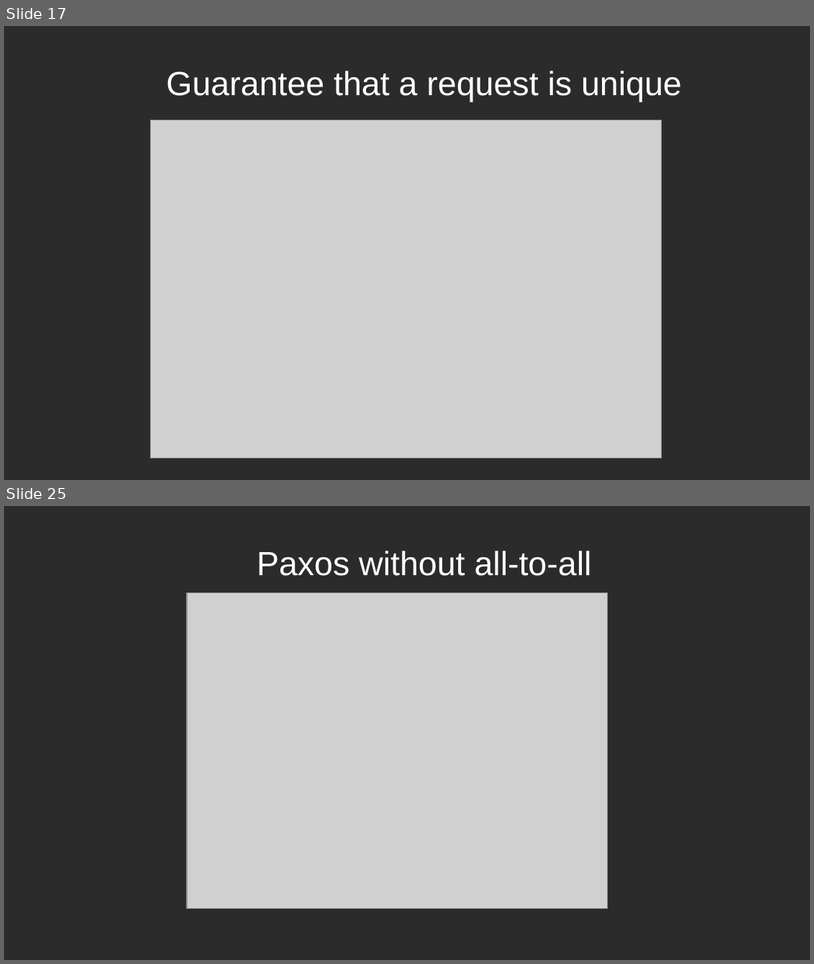
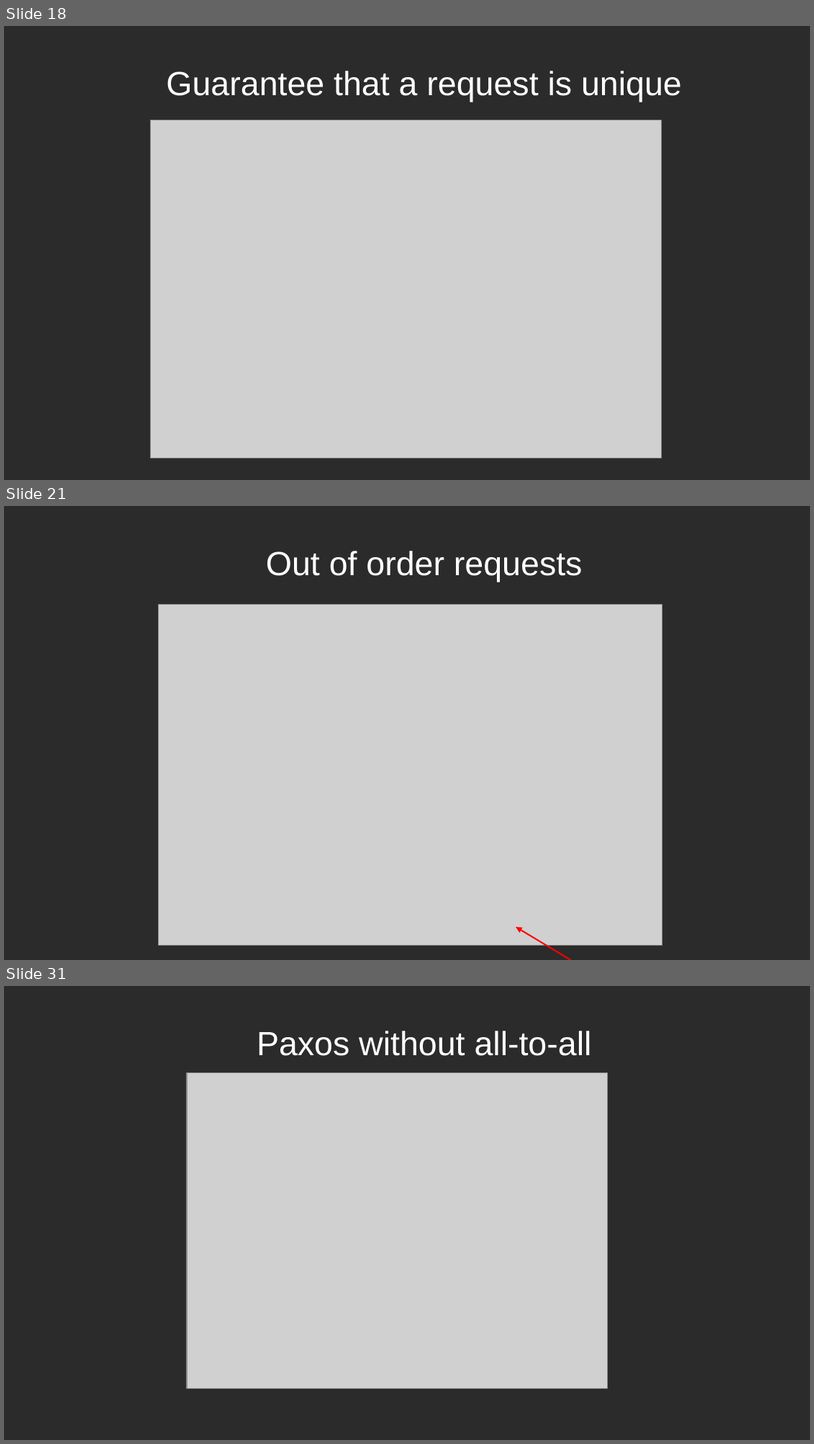
Before and after one commit to aleksander-vedvik/Master, a slide deck: notes/presentation_updated.odp. Shown one above the other, each under a label of ours: slides 17 and 25 before the commit, slides 18, 21 and 31 after it; the slides between them are not shown. The pictures are 814x964 and 814x1444 pixels, drawn with LibreOffice and Linux fonts; fonts in the diff are those of the drawing; grey boxes stand for pictures; background and template pictures are left out; a plain dark background stands for a picture behind light text. Boxes give left, top, right and bottom in pixels: in the first picture for what was removed or moved away, otherwise in the second. Text is boxed around its words. In the diff, an @@ line names an element or a change of style, - is before the commit and + after.

```diff
--- a/notes/presentation_updated.odp
+++ b/notes/presentation_updated.odp
@@ slide 21 added at (4, 506, 810, 960), background picture (left out) @@
@@ title added at (266, 551, 582, 582), 33 pt, text #FFFFFF @@
+Out of order requests
@@ picture added at (158, 604, 663, 945) @@
@@ arrow added from (571, 960) to (516, 926), #FF0000 1.42 pt @@
@@ what was slide 17 is now slide 18 @@
@@ what was slide 25 is now slide 31 @@
```
Also in this commit, not shown: 2 slides changed, 12 other slides added, 7 slides removed, 1 other file.
